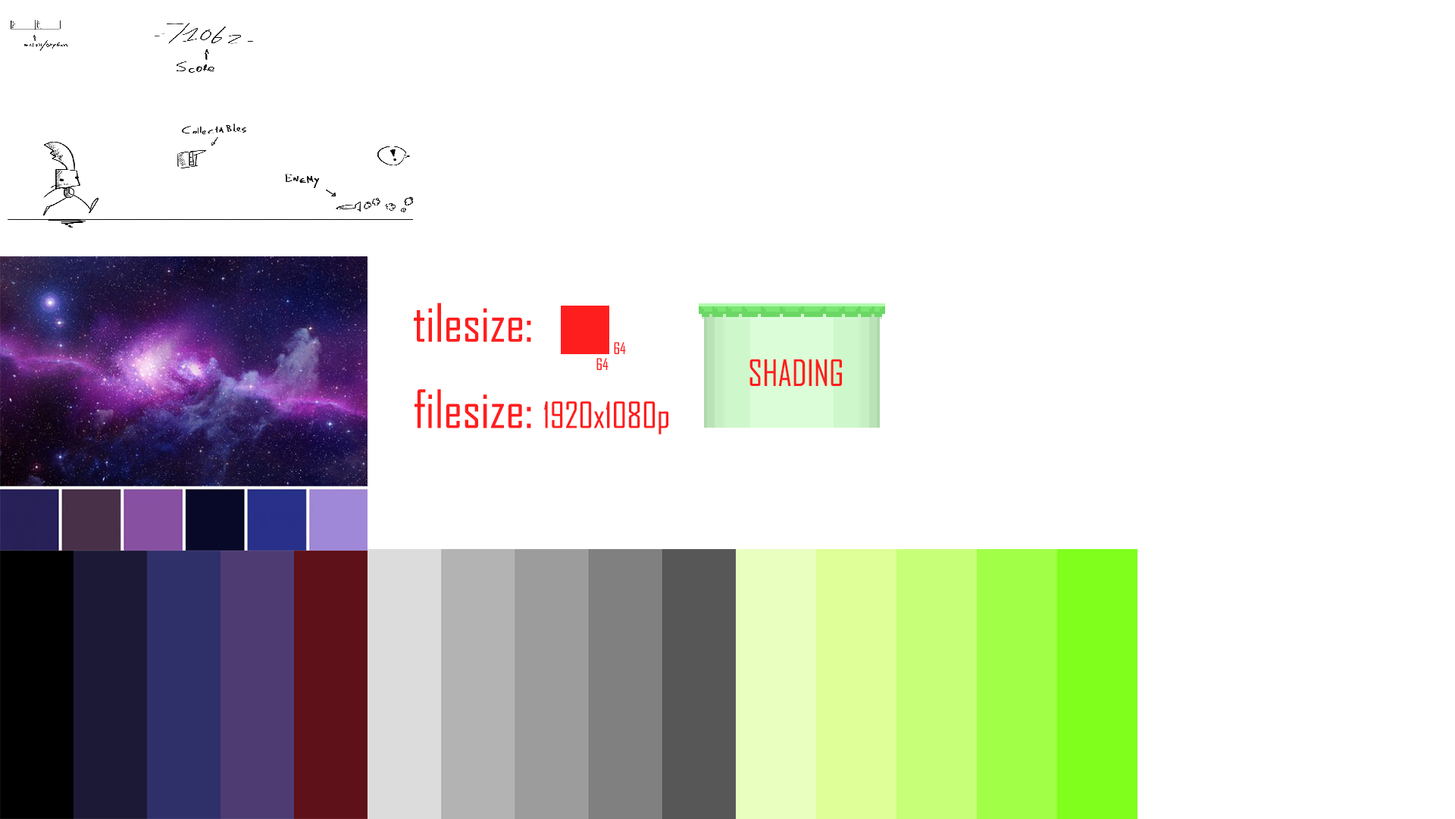
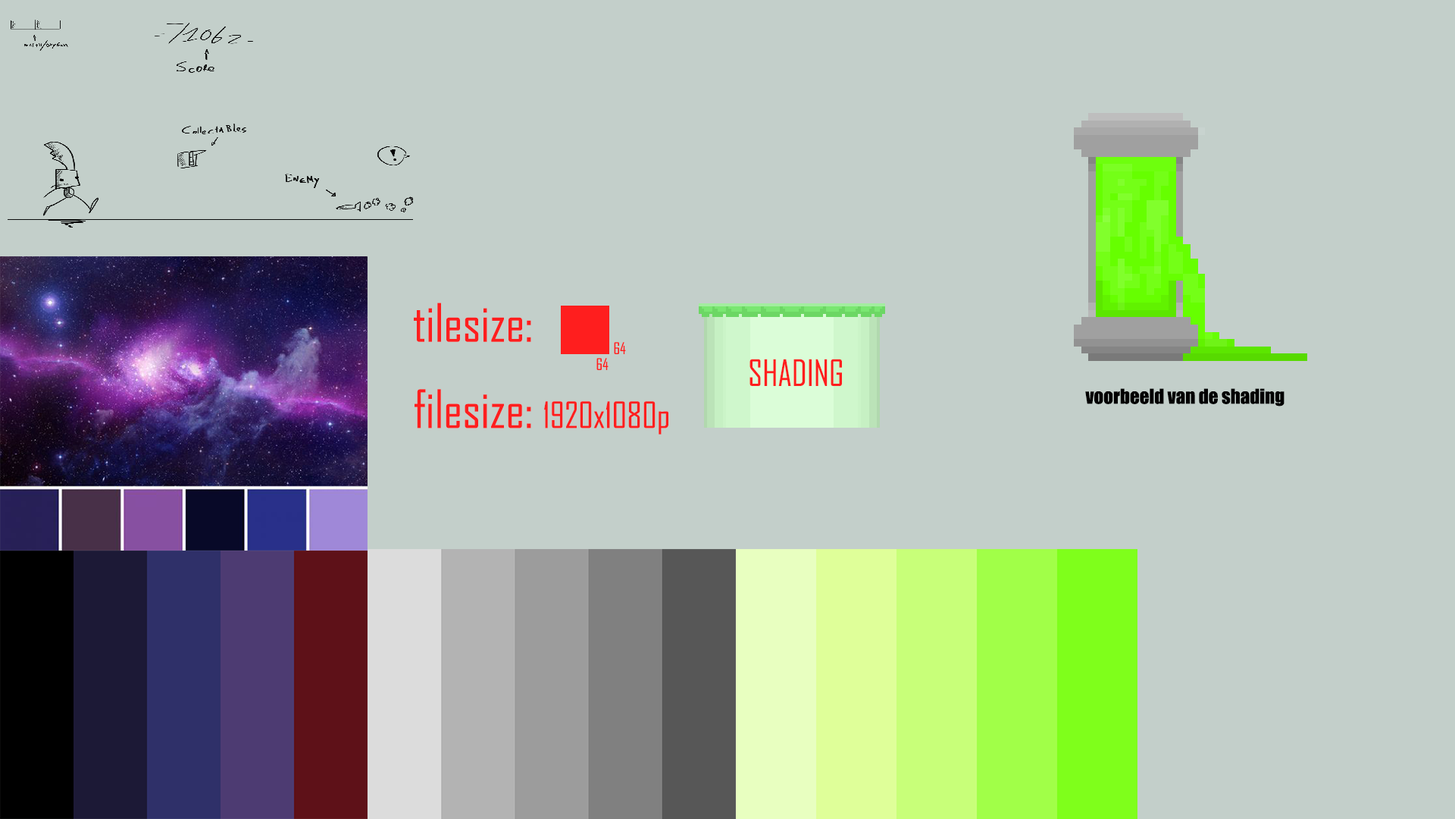
Revision of a layered 1455×819 image; what changed, layer by layer:
added layer "voorbeeld van de shading" above "Laag 3" over [1085, 388, 1285, 407]
added layer "Laag 3" above "Laag 2" over [1074, 112, 1308, 361]
removed layer "Achtergrond" over [0, 0, 1455, 819]
added layer "Laag 4" over [0, 0, 1455, 819]
